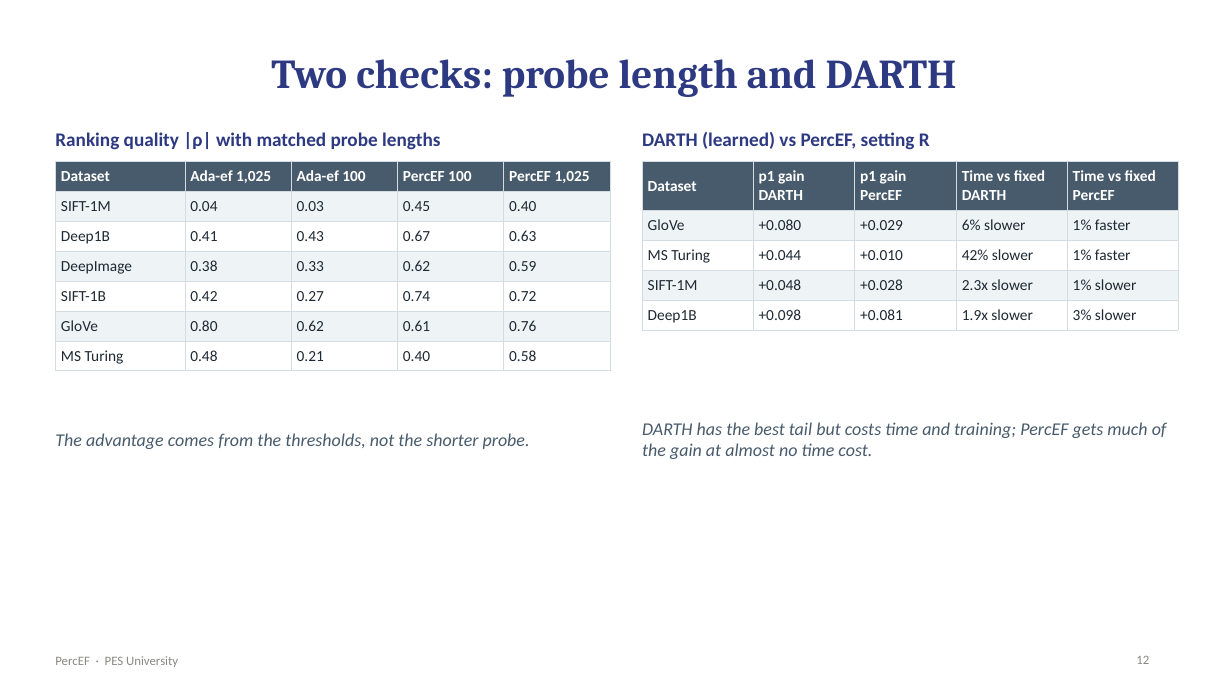
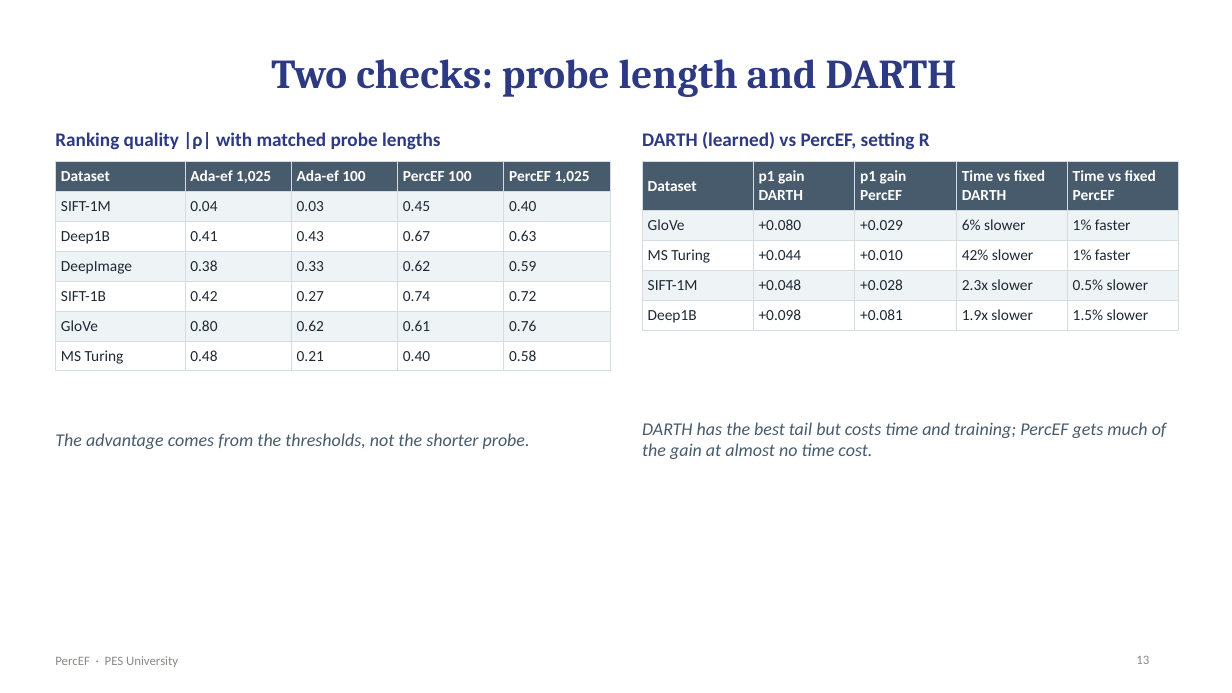
Before and after one commit to pranavshenvi/hybridAdaptiveEF, a slide deck: slide 13 of presentation/PercEF_review.pptx (slide 12 before the commit). Drawn at 1232x693 pixels with LibreOffice and Linux fonts; fonts in the diff are those of the drawing. Boxes give left, top, right and bottom in pixels: in the first picture for what was removed or moved away, otherwise in the second. Text is boxed around its words. In the diff, an @@ line names an element or a change of style, - is before the commit and + after.

```diff
--- a/presentation/PercEF_review.pptx
+++ b/presentation/PercEF_review.pptx
@@ table at (642, 162, 1178, 327) @@
-row 4, column 5: 1% slower
+row 4, column 5: 0.5% slower
-row 5, column 5: 3% slower
+row 5, column 5: 1.5% slower
```
Also in this commit, not shown: 6 other slides changed, 1 slide added, 4 other files.
